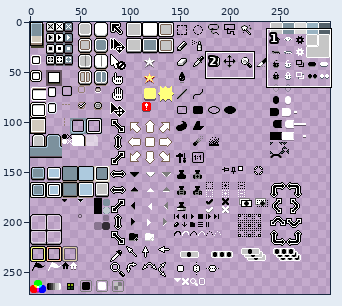
Two states of a sprite sheet, data/skins/default/sheet.png. Above: a wide view before the commit, with the close-up outlined.
Close-up. First the earlier version:
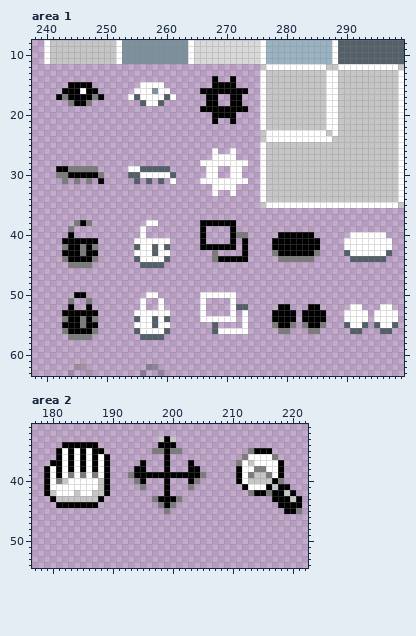
The file is 300x272 pixels. Colours within 5 levels of each other are drawn and written as one. Shown: area 1: x 238..299, y 8..63; area 2: x 177..222, y 31..54. The commit also changed other parts of the picture, which this record leaves out.
New version:
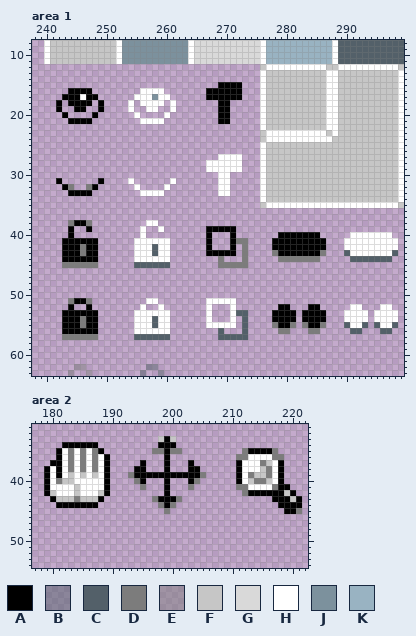
Palette (. is transparent): A #000000  B #53606980  C #536069  D #7c7c7c  E #7d7d7d80  F #c6c6c6  G #d9d9d9  H #ffffff  J #7c919d  K #99b3c2
Diff:
Changed rows in their new state; - is an unchanged pixel.
Area 1:
first column x 242:
14 --------------------------.--.--
15 --....--------....--------.---A-
16 -.--A-.------.--H-.-----.------.
17 .A--H-A.----.H--J-H.-------AA---
18 A-A--A-A----H-H--H-H-----..AA..-
19 A--AA--A----H--HH--H----...--...
20 -A----A------H----H-------.--.--
21 --AAAA--------HHHH--------.AA.--
first column x 242:
26 --------------------------.--.--
27 --------------------------.---H-
28 ------------------------.------.
29 .......-----.......--------HH---
30 ........----........-----..HH..-
31 A.-.-.------H.-.-.------...--...
32 -AD--DA------H----H-------.--.--
33 --AAAA--------HHHH--------.HH.--
first column x 243:
38 -DA--------------------......---------------------------
39 -A--A-----------H------.AAAA----------------------------
40 -----------------------.A----..-----------A-----------H-
41 -----------------------.A----DD------------A-----------H
42 A----A------H----H-----.-...--D------------A-----------H
43 ------------------------AAAAA-D-----------AD----------HC
44 A----A------H----H-------.D...D-----------D-----------C-
45 D----D------C----C--------DDDDD-------------------------
first column x 243:
50 --..----------..-------......--
51 --AA---------.HH.------.HHHH---
52 -----------------------.H----..
53 -----------------------.H----CC
54 A----A------H----H-----.-...--C
55 ------------------------HHHHH-C
56 A----A------H----H-------.C...C
57 D----D------C----C--------CCCCC
Area 2:
first column x 183:
35 D-D-D------------------------DA---D-
36 D-D-D-----------------------D------D
37 D-D-D-----------------------A-H-DF--
38 D-D-D--------------------------HFD--
39 F-F-F-------------------------------
40 F----H-------------------------DD-HA
41 -F---H----------------------DD---HD-
42 ----H------------------------DA--A--
43 -D----------------------------------
